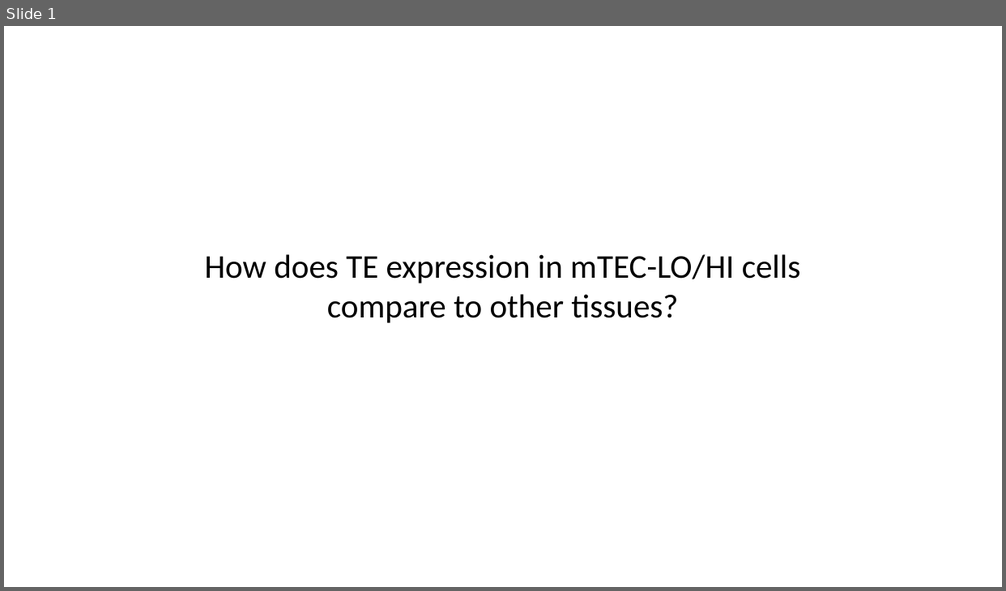
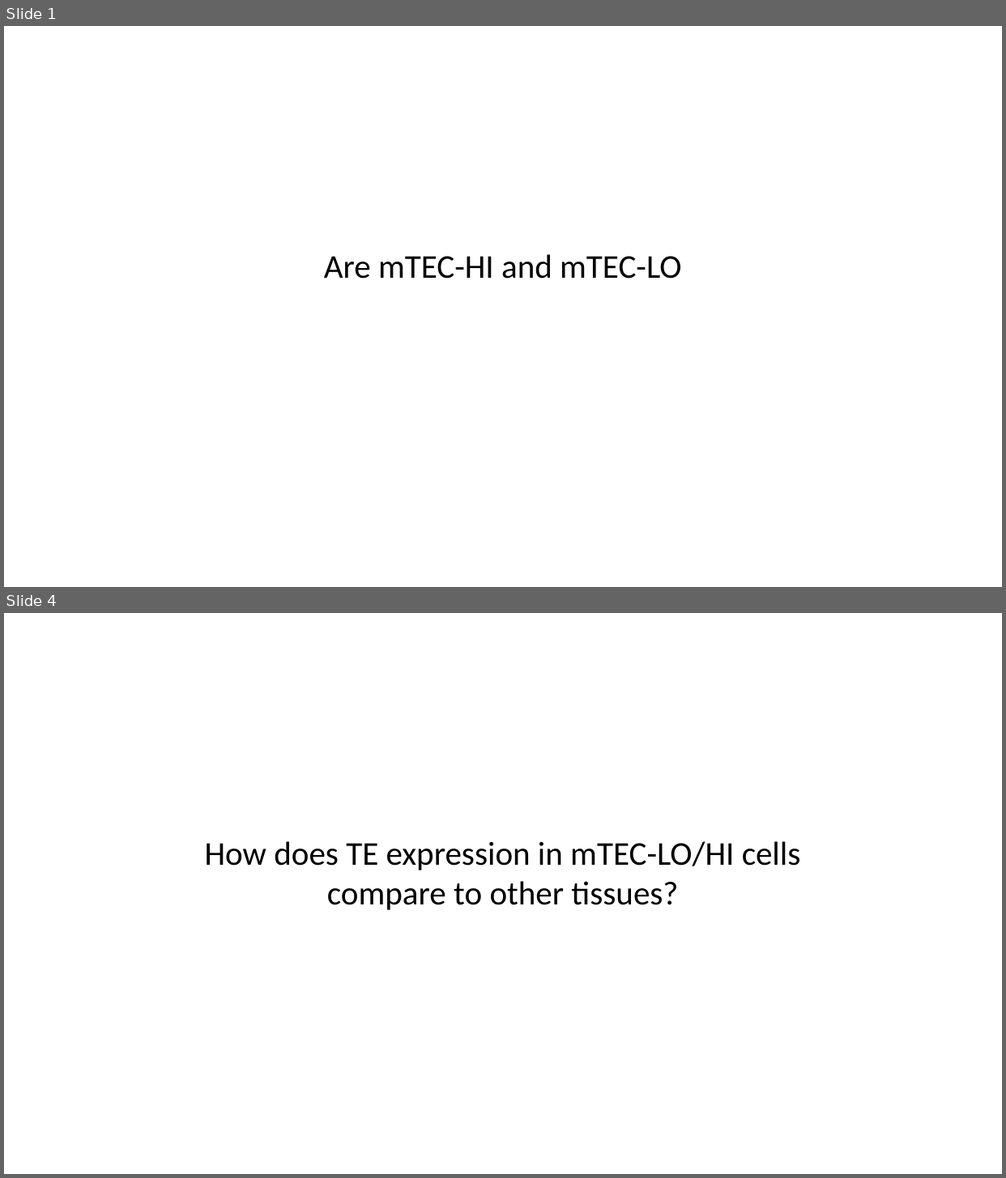
Before and after one commit to meyer-lab-cshl/transcriptomic-diversity-human-mTECs, a slide deck: analysis/Plots/21-04-01/21-04-01.pptx. Shown one above the other, each under a label of ours: slide 1 before the commit, slides 1 and 4 after it; the slides between them are not shown. The pictures are 1006x591 and 1006x1178 pixels, drawn with LibreOffice and Linux fonts; fonts in the diff are those of the drawing. Boxes give left, top, right and bottom in pixels: in the first picture for what was removed or moved away, otherwise in the second. Text is boxed around its words. In the diff, an @@ line names an element or a change of style, - is before the commit and + after.

```diff
--- a/analysis/Plots/21-04-01/21-04-01.pptx
+++ b/analysis/Plots/21-04-01/21-04-01.pptx
@@ slide 1 added at bbox=[4, 26, 1002, 587], background #FFFFFF @@
@@ text added at bbox=[324, 254, 681, 279], 32 pt, text #000000 @@
+Are mTEC-HI and mTEC-LO
@@ what was slide 1 is now slide 4 @@
```
Also in this commit, not shown: 2 other slides added, 5 other files.
